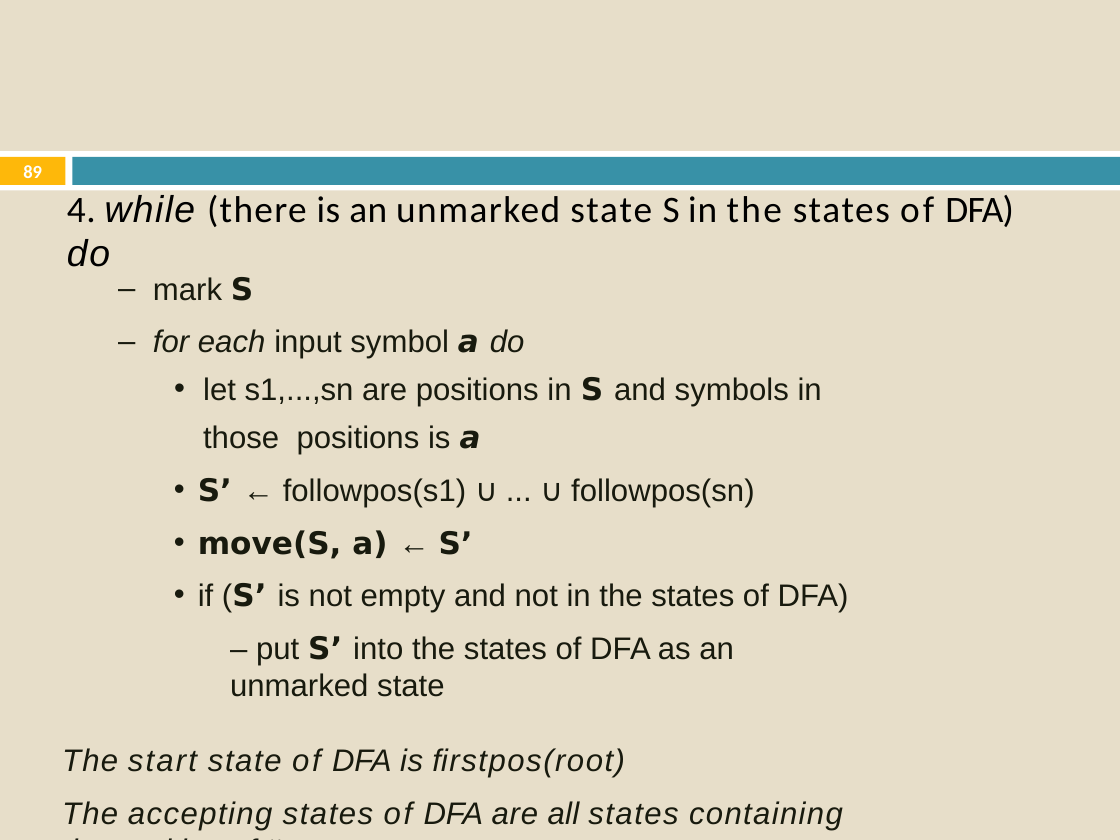
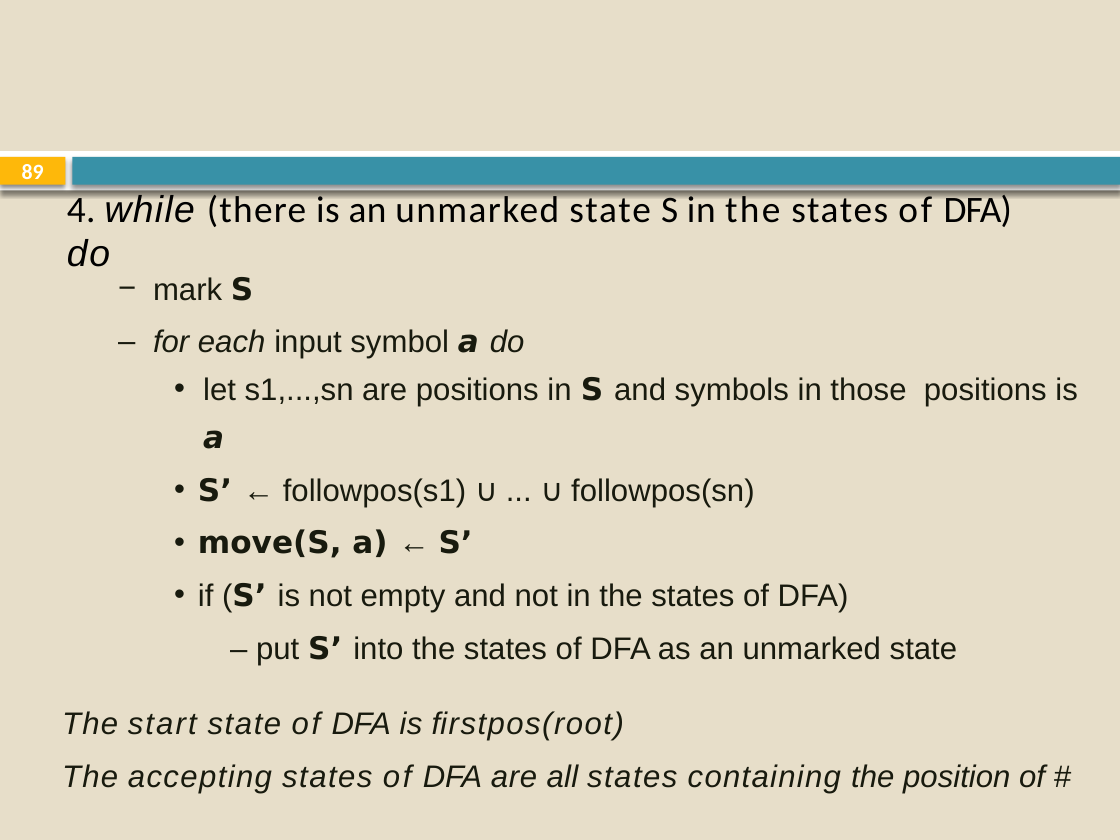
Before and after one commit to sabin-thapa/KUCE18-Sem7, a slide deck: slide 89 of Compiler Design/CE/2. Lexical Analysis.pptx. Drawn at 1120x840 pixels with LibreOffice and Linux fonts; fonts in the diff are those of the drawing. Boxes give left, top, right and bottom in pixels: in the first picture for what was removed or moved away, otherwise in the second. Text is boxed around its words. In the diff, an @@ line names an element or a change of style, - is before the commit and + after.

```diff
--- a/Compiler Design/CE/2. Lexical Analysis.pptx
+++ b/Compiler Design/CE/2. Lexical Analysis.pptx
@@ page number at (x1=22, y1=164, x2=44, y2=186): size 11.9 to 14 pt @@
@@ title "4. while (there is an ..." at (x1=67, y1=191, x2=1012, y2=267): letter spacing 1.6 to 1.5 pt in "the"; letter spacing 1.1 to 1 pt in "states"; letter spacing 1.9 to 1.8 pt in "of" @@
@@ shadow on in 3 elements at (x1=0, y1=151, x2=1120, y2=190), (x1=0, y1=157, x2=65, y2=185), (x1=73, y1=157, x2=1120, y2=185) @@
@@ text "mark S" at (x1=62, y1=277, x2=1077, y2=793): letter spacing 0.8 to 0.7 pt in "The", "The"; letter spacing 1.4 to 1.3 pt in "start"; letter spacing 1.1 to 1 pt in "state"; letter spacing 1.8 to 1.7 pt in "of"; letter spacing 0.5 to 0.4 pt in "are"; bullet – to − @@
```
Also in this commit, not shown: 104 other slides changed, 17 other files.
